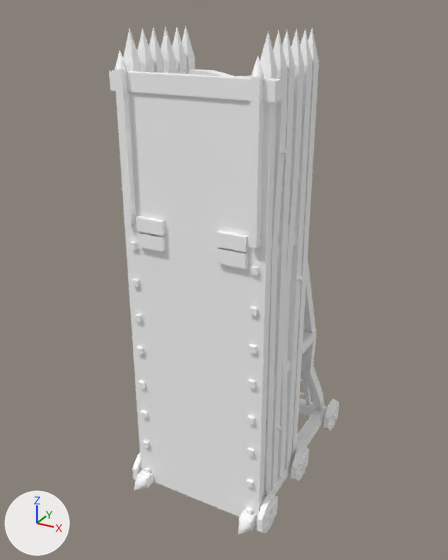
Two versions of the glTF model assets/synty/simple_fantasy/models/SF_Veh_Goblin_SiegeTower_01.glb, one commit apart.
Camera for both pictures: a 50 mm camera at (0.088, -0.1724, 0.1592) aimed at (-0.0048, -0.0038, 0.0748). The axes (+X, +Y, +Z) are drawn at lower left. The lights are the same throughout. Where no turn or scale is listed for an object, it has been applied to the vertices.

The older version as bpy lines, for what is in view:
```python
ob_sf_veh_goblin_siegetower_01 = bpy.data.objects.new('SF_Veh_Goblin_SiegeTower_01', me_mesh)
ob_sf_veh_goblin_siegetower_01.location = (-0.0388, -1.2845, 0.0)
ob_sf_veh_goblin_siegetower_gate = bpy.data.objects.new('SF_Veh_Goblin_SiegeTower_Gate', me_mesh_007)
ob_sf_veh_goblin_siegetower_gate.location = (-0.0388, -1.2845, 0.0)
ob_sf_veh_goblin_siegetower_wheelbl = bpy.data.objects.new('SF_Veh_Goblin_SiegeTower_WheelBL', me_mesh_004)
ob_sf_veh_goblin_siegetower_wheelbl.location = (-0.0388, -1.2845, 0.0)
ob_sf_veh_goblin_siegetower_wheelfl = bpy.data.objects.new('SF_Veh_Goblin_SiegeTower_WheelFL', me_mesh_002)
ob_sf_veh_goblin_siegetower_wheelfl.location = (-0.0388, -1.2845, 0.0)
ob_sf_veh_goblin_siegetower_wheelfr = bpy.data.objects.new('SF_Veh_Goblin_SiegeTower_WheelFR', me_mesh_001)
ob_sf_veh_goblin_siegetower_wheelfr.location = (-0.0388, -1.2845, 0.0)
ob_sf_veh_goblin_siegetower_wheelml = bpy.data.objects.new('SF_Veh_Goblin_SiegeTower_WheelML', me_mesh_003)
ob_sf_veh_goblin_siegetower_wheelml.location = (-0.0388, -1.2845, 0.0)
```
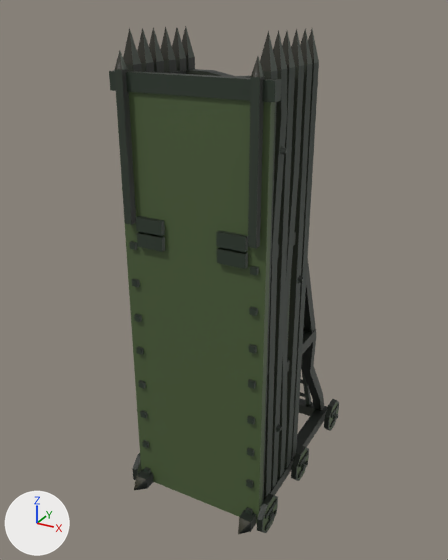
Boxes (x1, y1, x2, y2) around the edits, measured in the pictures (448 x 560 px):
'SF_Veh_Goblin_SiegeTower_01', surface changed: (123, 26, 328, 534) in both
'SF_Veh_Goblin_SiegeTower_Gate', surface changed: (109, 50, 281, 255) in both
'SF_Veh_Goblin_SiegeTower_WheelFL', surface changed (grey to black): (257, 493, 278, 533) in both
'SF_Veh_Goblin_SiegeTower_WheelML', surface changed (grey to black): (291, 445, 309, 481) in both
'SF_Veh_Goblin_SiegeTower_WheelBL', surface changed (grey to black): (324, 399, 339, 431) in both
'SF_Veh_Goblin_SiegeTower_WheelFR', surface changed: (132, 453, 141, 480) in both

The change in detail:
Picture 'Undead_Footman_01' (img_undead_footman_01) is new.
In material 'lambert1' (mat_lambert1), base_color is no longer (1.0, 1.0, 1.0), white #ffffff.
In material 'lambert1' (mat_lambert1), texture is now set to img_undead_footman_01.
